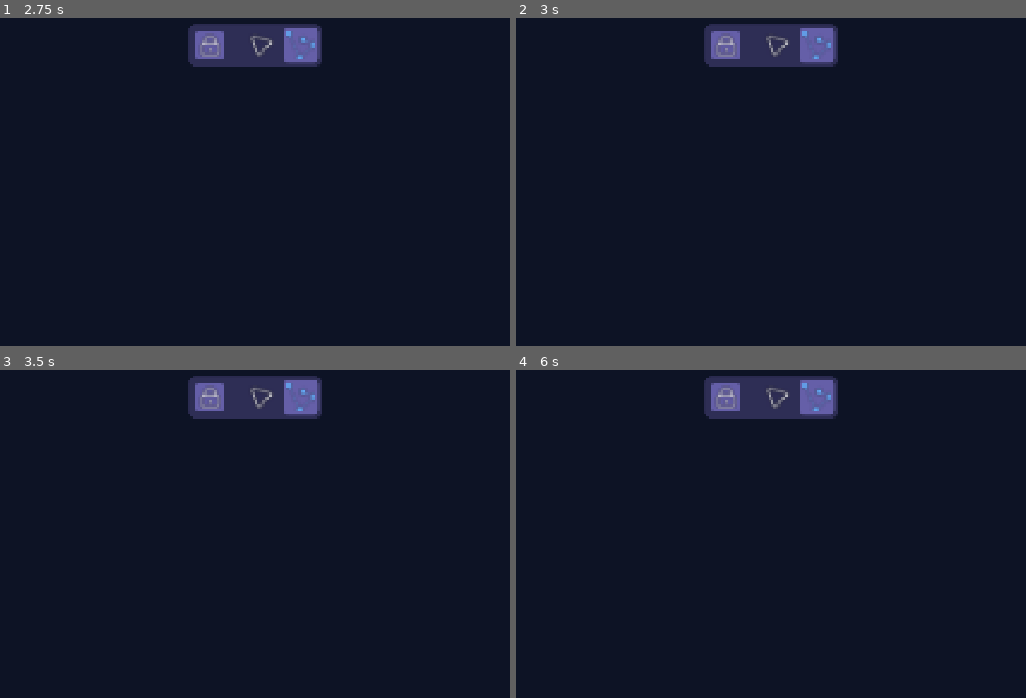
Above: before the commit, frames 1-4 (two rows, left to right).
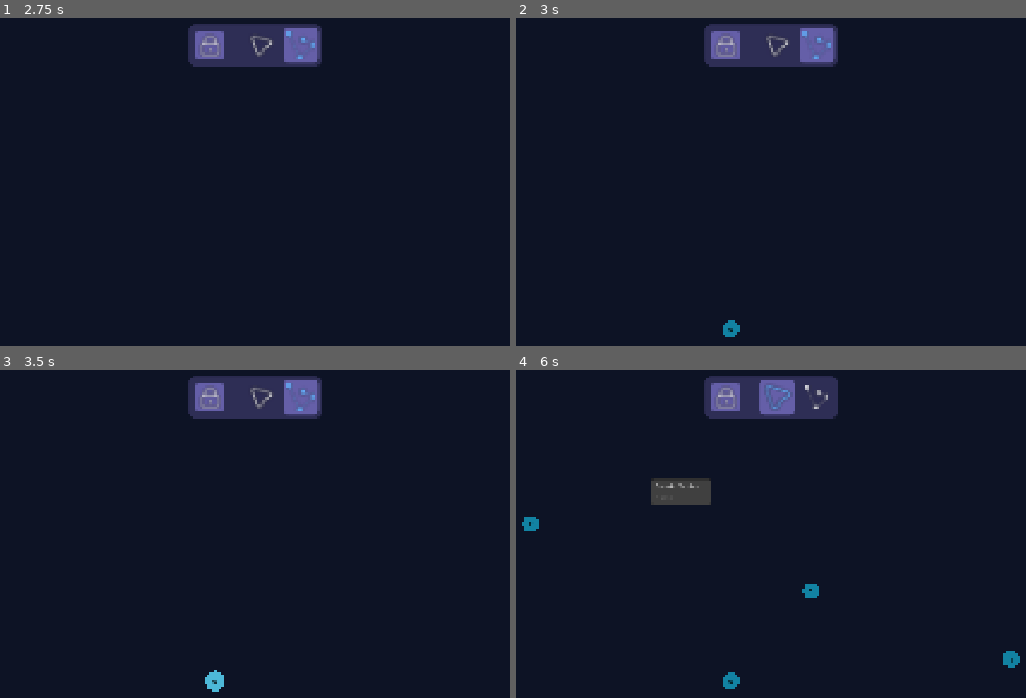
Above: after the commit, the same moments.

Repository: VerticesLTD/Graphos
Game: Godot game, scene res://Boot.tscn
Two runs of this game, one before a commit and one after it. Both use one fixed random seed, a clock stepped at 60 frames per second and the inputs below.
Inputs (mouse positions are in pixels of both pictures, inside the frame that each line leads up to):
- Up to frame 1 (2.75 s): click (209, 44) at 0.5 s; click (260, 44) at 1.25 s; click (300, 44) at 2 s
- Up to frame 2 (3 s): tap Enter at 2.75 s; move the mouse to (730, 329) at 2.77 s; hold Right (ui_right) from 2.78 s (still down); tap Ctrl (ctrl) at 2.85 s; click (730, 329) at 2.92 s
- Up to frame 3 (3.5 s): keep holding Right (ui_right); tap Space at 3.02 s
- Up to frame 4 (6 s): release Right (ui_right) at 3.5 s; tap Space at 3.5, 5 s; drag from (1010, 658) to (730, 681) at 3.52 s; tap Enter at 4.25, 5.75 s; move the mouse to (531, 524) at 4.27 s; hold Left (ui_left) 4.28-5 s; click (531, 524) at 4.35 s; drag from (811, 589) to (531, 524) at 5.02 s; move the mouse to (648, 478) at 5.77 s; hold S from 5.78 s (still down); right-click (648, 478) at 5.85 s; click (648, 478) at 5.92 s

Frame 1 is identical in both runs. In frame 2, 0.1% of the frame differs, in the area x 40-44%, y 92-98%; in frame 3, 0.2%; in frame 4, 2.9%, in the area x 1-99%, y 3-98%.
Error before the commit: Parse Error: Preload file "res://ui/vertex/vertex_view.tscn" does not exist. (res://graphs/undirected_graph/undirected_graph.gd:8)

Commit message:
Small fixes

Diff:
--- a/graphs/undirected_graph/undirected_graph.gd
+++ b/graphs/undirected_graph/undirected_graph.gd
@@ -5,8 +5,8 @@
 class_name UndirectedGraph
 
 # We load our "Blueprints" (Scenes) here
-const VERTEX_VIEW_SCENE = preload("res://ui/vertex/vertex_view.tscn")
-const EDGE_VIEW_SCENE = preload("res://ui/edge/edge_view.tscn")
+const EDGE_VIEW_SCENE = preload("uid://bmti1ysdlhopk")
+const VERTEX_VIEW_SCENE = preload("uid://cxt6f2vgtos0c")
 
 
 ## Dictionary[int -> Vertex]
--- a/project.godot
+++ b/project.godot
@@ -18,9 +18,9 @@
 
 [autoload]
 
-Globals="*res://scripts/utils/globals.gd"
-CommandManager="*res://scripts/managers/command_manager.gd"
+Globals="*uid://b66flw6uqbdop"
 GLogger="*res://scripts/utils/logger.gd"
+CommandManager="*uid://bstobjaowschd"
 
 [display]
 
--- a/scripts/globals/global_UI.gd
+++ b/scripts/globals/global_UI.gd
@@ -2,7 +2,7 @@
 
 @onready var graph_controller: GraphController = $"../GraphController"
 
-const SELECTION_RECT_BLUEPRINT = preload("res://ui/selection/selection_rect_view.tscn")
+const SELECTION_RECT_BLUEPRINT = preload("uid://c2dvxkd1y2wbs")
 
 const LOG_TAG = "GLOBAL_UI"
 
Renamed: scenes/credits/edge_view.gd -> scenes/edge_view/edge_view.gd
Renamed: scenes/credits/edge_view.gd.uid -> scenes/edge_view/edge_view.gd.uid
Renamed: scenes/credits/edge_view.tscn -> scenes/edge_view/edge_view.tscn
Renamed: scripts/globals/tool_bar.gd -> scenes/tool_bar/tool_bar.gd
Renamed: scripts/globals/tool_bar.gd.uid -> scenes/tool_bar/tool_bar.gd.uid
Renamed: scripts/globals/tool_bar.tscn -> scenes/tool_bar/tool_bar.tscn
Renamed: scripts/utils/globals.gd -> scripts/globals/globals.gd
Renamed: scripts/utils/globals.gd.uid -> scripts/globals/globals.gd.uid
